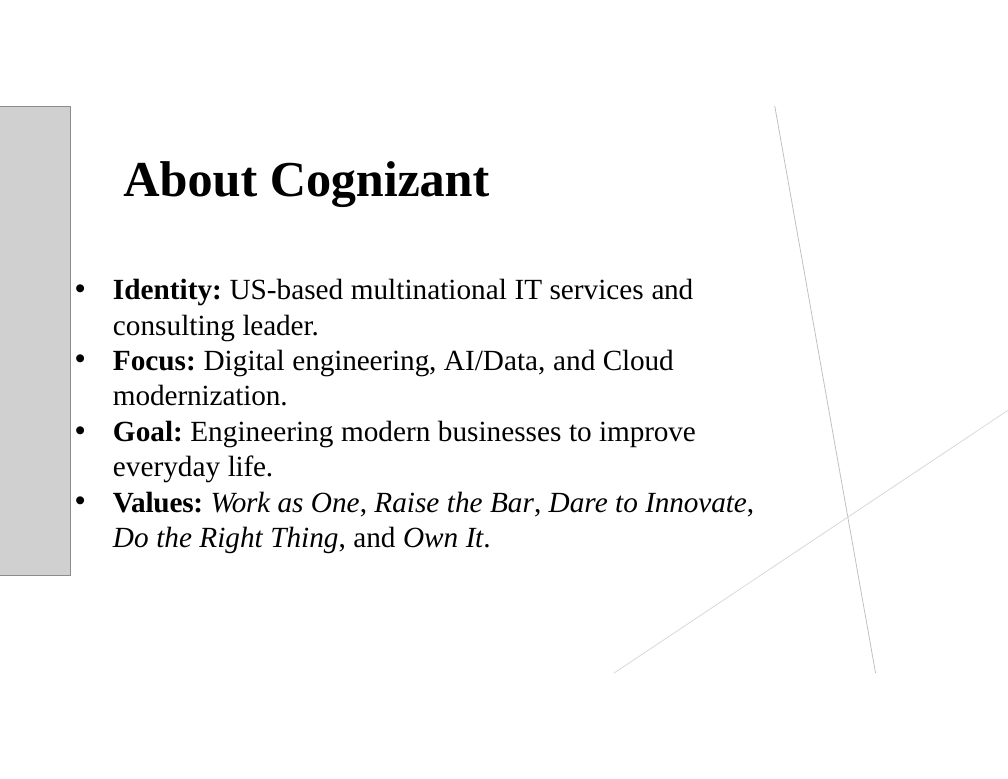
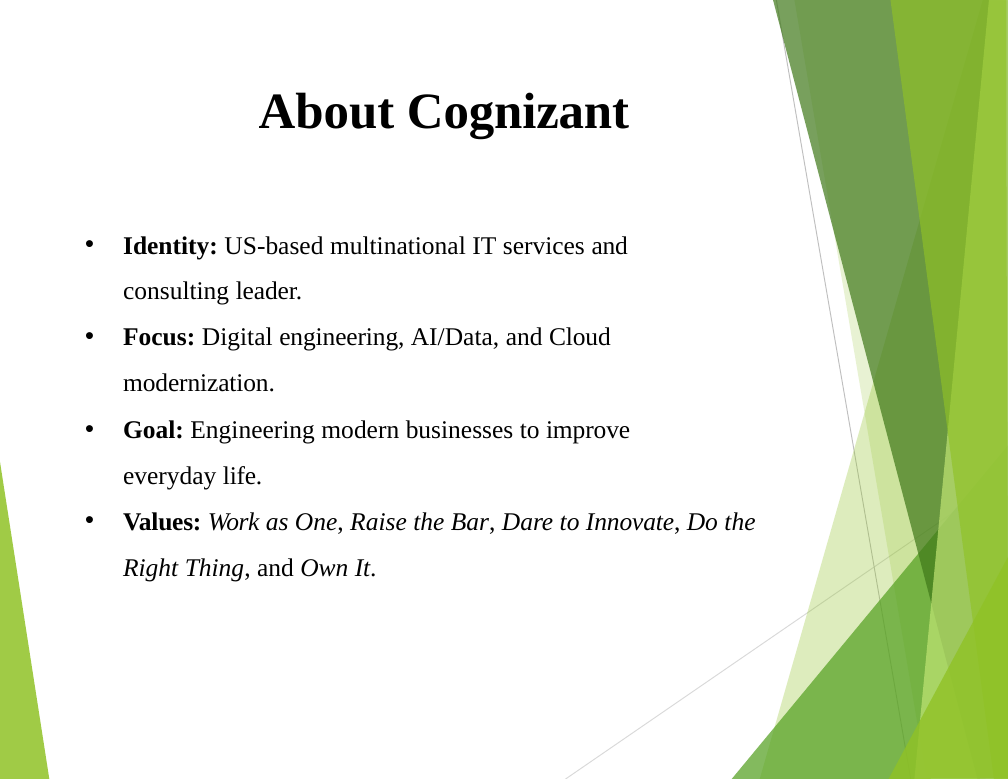
Before and after one commit to OmMTelrandhe/Cogni, a slide deck: slide 2 of IT_40_Om_Internship_Seminar.pptx. Drawn at 1008x779 pixels with LibreOffice and Linux fonts; fonts in the diff are those of the drawing; grey boxes stand for pictures; background and template pictures are left out. Boxes give left, top, right and bottom in pixels: in the first picture for what was removed or moved away, otherwise in the second. Text is boxed around its words. In the diff, an @@ line names an element or a change of style, - is before the commit and + after.

```diff
--- a/IT_40_Om_Internship_Seminar.pptx
+++ b/IT_40_Om_Internship_Seminar.pptx
@@ freeform shape: place and size @@
-freeform shape at (774,106,875,674)
+freeform shape at (760,0,1008,779)
@@ freeform shape at (760,0,1008,779): fill none to #90C226 at 30% opacity; outline #BFBFBF 0.6 pt to none @@
@@ title "About Cognizant": place and size @@
-title "About Cognizant" at (123,161,489,207)
+title "About Cognizant" at (259,92,629,138)
@@ title "About Cognizant" at (259,92,629,138): size 39.5 to 40 pt; alignment left to centre @@
@@ picture removed at (0,106,71,575) @@
@@ text "Identity: US-based multinational IT services ...": place and size @@
-text "Identity: US-based multinational IT services ..." at (113,278,754,552)
+text "Identity: US-based multinational IT services ..." at (123,236,755,581)
@@ text "Identity: US-based multinational IT services ..." at (123,236,755,581): size 23 to 20 pt; line spacing 1 to 1.5; line spacing 27.7pt to 1.5 @@
@@ freeform shape removed at (614,411,1008,674) @@
@@ group added at (0,0,1008,779): 7 freeform shapes, 2 lines @@
```
Also in this commit, not shown: 3 other slides changed, 2 slides added, 1 slide removed.
